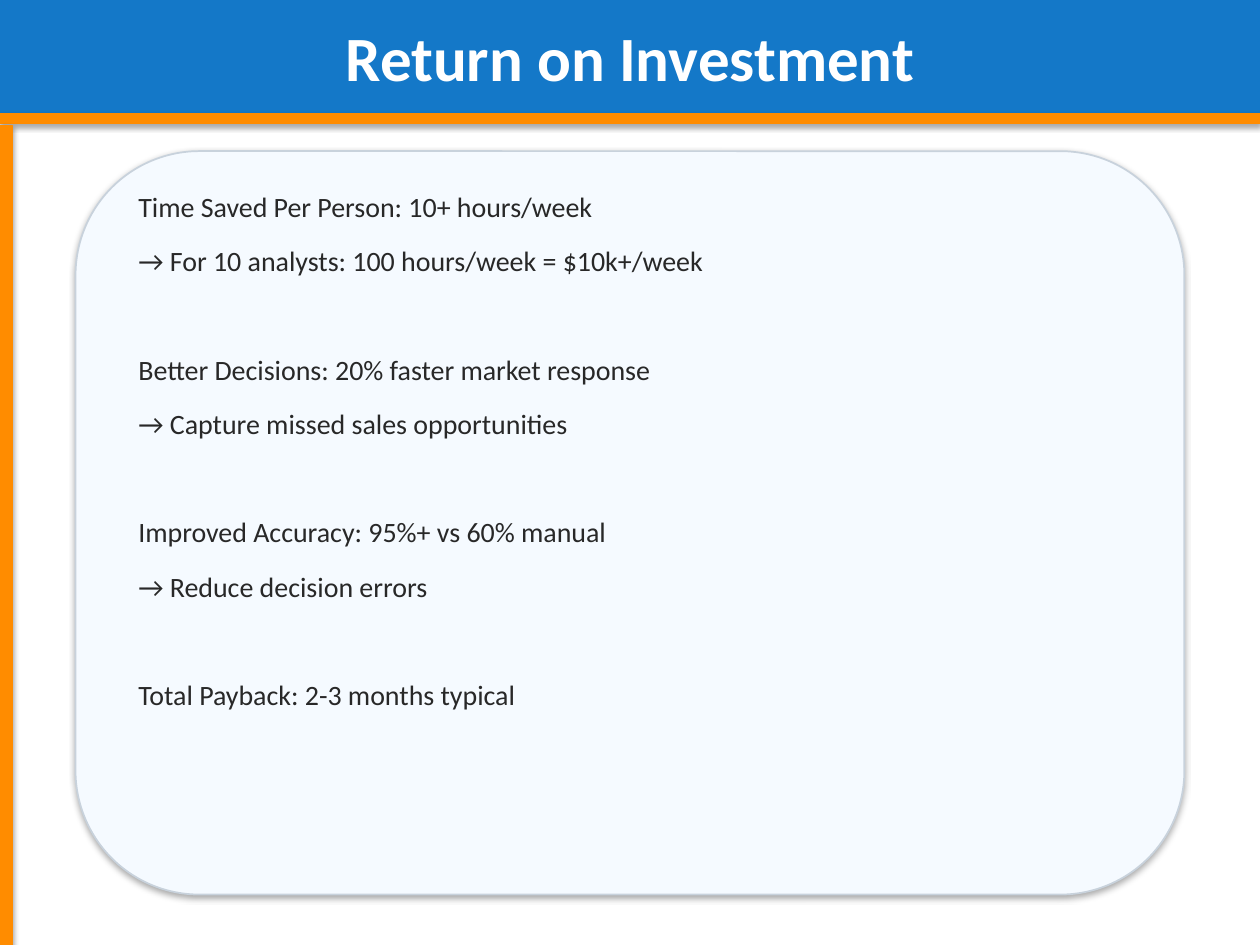
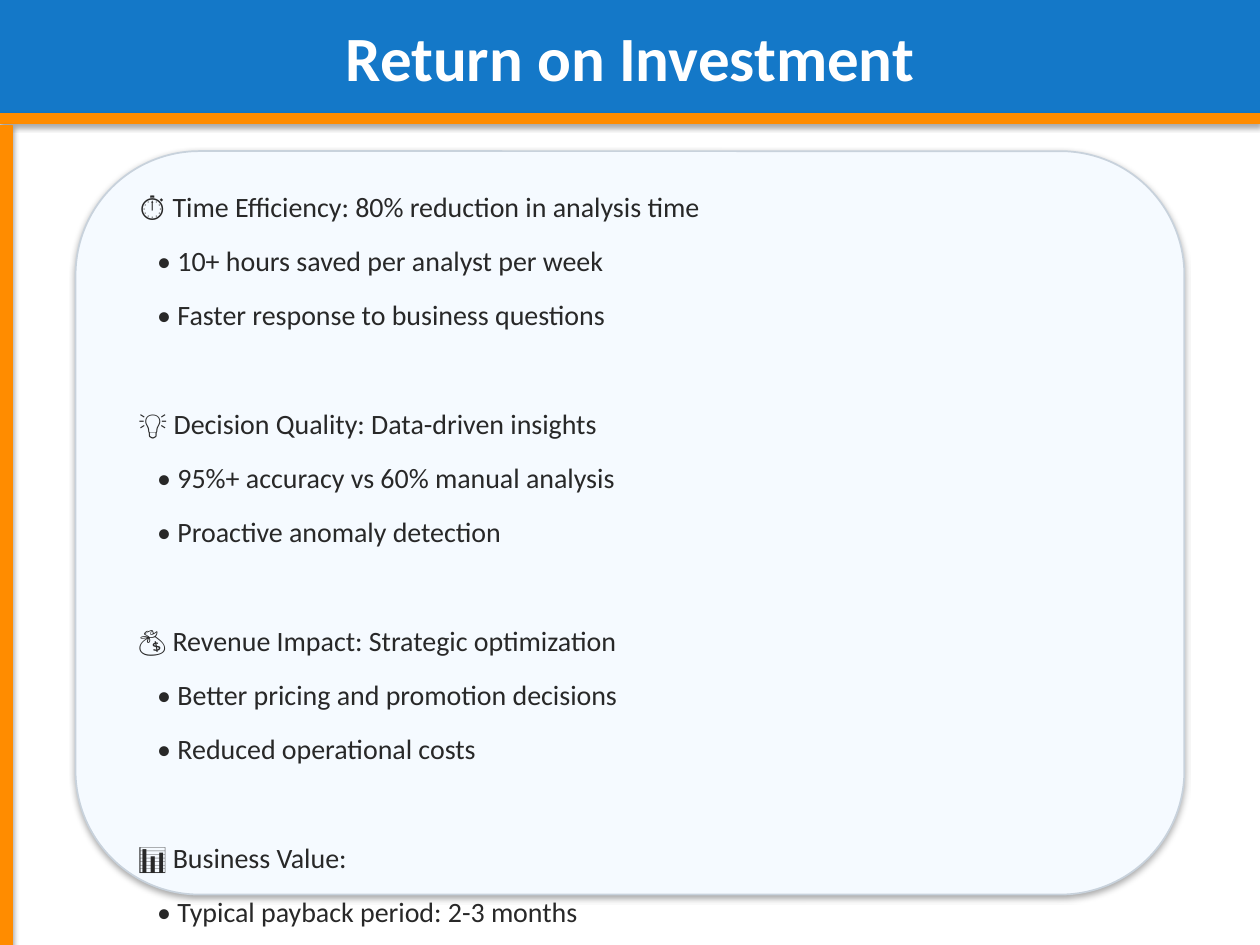
Before and after one commit to adityasinghz/smart-cpg-decision-agent, a slide deck: slide 20 of Smart_CPG_Decision_Agent_Presentation.pptx. Drawn at 1260x945 pixels with LibreOffice and Linux fonts; fonts in the diff are those of the drawing. Boxes give left, top, right and bottom in pixels: in the first picture for what was removed or moved away, otherwise in the second. Text is boxed around its words. In the diff, an @@ line names an element or a change of style, - is before the commit and + after.

```diff
--- a/Smart_CPG_Decision_Agent_Presentation.pptx
+++ b/Smart_CPG_Decision_Agent_Presentation.pptx
@@ text at bbox=[173, 197, 700, 927]: text changed @@
-Time Saved Per Person: 10+ hours/week
-→ For 10 analysts: 100 hours/week = $10k+/week
-Better Decisions: 20% faster market response
-→ Capture missed sales opportunities
-Improved Accuracy: 95%+ vs 60% manual
-→ Reduce decision errors
-Total Payback: 2-3 months typical
+⏱️ Time Efficiency: 80% reduction in analysis time
+• 10+ hours saved per analyst per week
+• Faster response to business questions
+💡 Decision Quality: Data-driven insights
+• 95%+ accuracy vs 60% manual analysis
+• Proactive anomaly detection
+💰 Revenue Impact: Strategic optimization
+• Better pricing and promotion decisions
+• Reduced operational costs
+📊 Business Value:
+• Typical payback period: 2-3 months
+• Ongoing value through continuous monitoring
```
Also in this commit, not shown: 19 other slides changed, 3 slides added, 3 slides removed, 2 other files.
